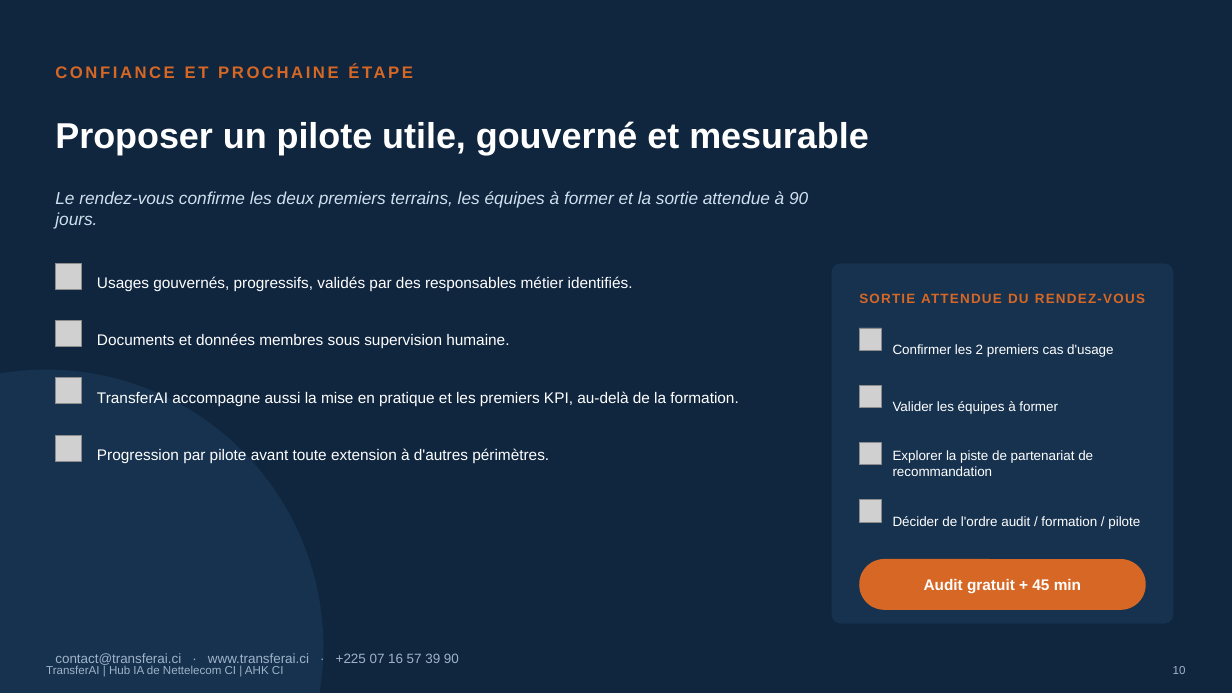
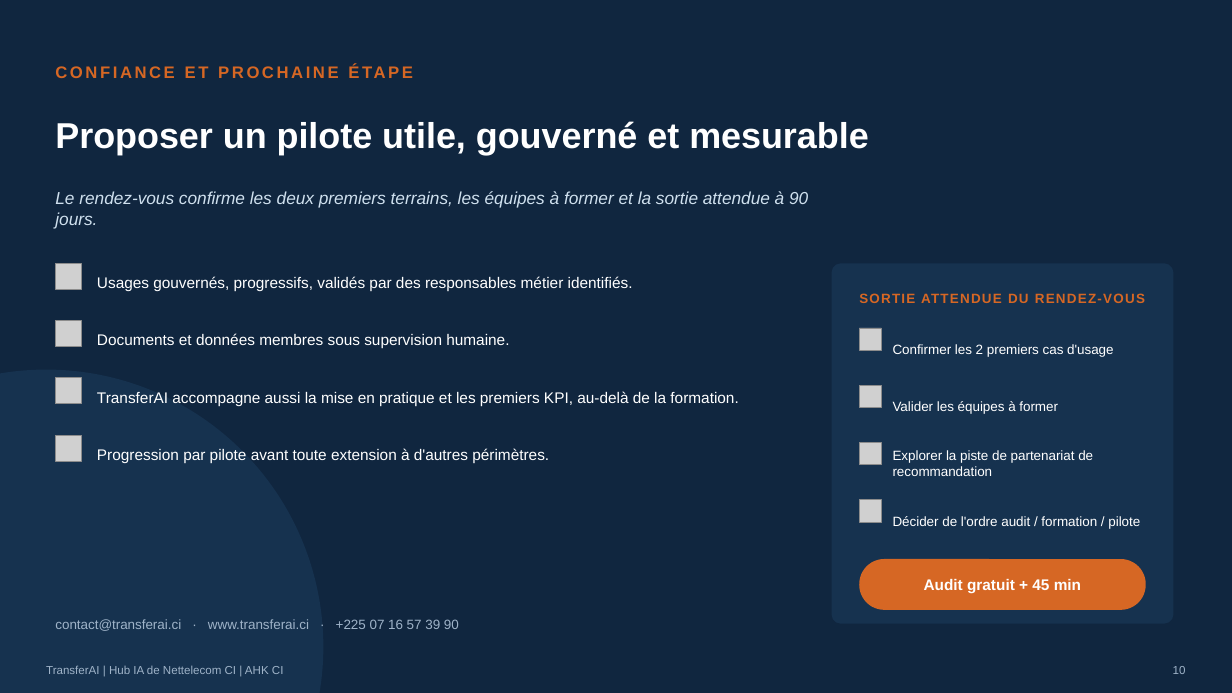
Before and after one commit to mayoro1972/connect-ia-bloom, a slide deck: slide 10 of docs/transferai-prospection/packs-entreprises-cibles-2026-07/AHK_CI/Deck_AHK_CI_2026-07-07.pptx. Drawn at 1232x693 pixels with LibreOffice and Linux fonts; fonts in the diff are those of the drawing; grey boxes stand for pictures. Boxes give left, top, right and bottom in pixels: in the first picture for what was removed or moved away, otherwise in the second. Text is boxed around its words. In the diff, an @@ line names an element or a change of style, - is before the commit and + after.

```diff
--- a/docs/transferai-prospection/packs-entreprises-cibles-2026-07/AHK_CI/Deck_AHK_CI_2026-07-07.pptx
+++ b/docs/transferai-prospection/packs-entreprises-cibles-2026-07/AHK_CI/Deck_AHK_CI_2026-07-07.pptx
@@ text "contact@transferai.ci · www.transferai.ci · +225 ...": place and size @@
-text "contact@transferai.ci · www.transferai.ci · +225 ..." at (55,653,459,667)
+text "contact@transferai.ci · www.transferai.ci · +225 ..." at (55,619,459,631)
```
Also in this commit, not shown: 1 other slide changed, 58 other files.
